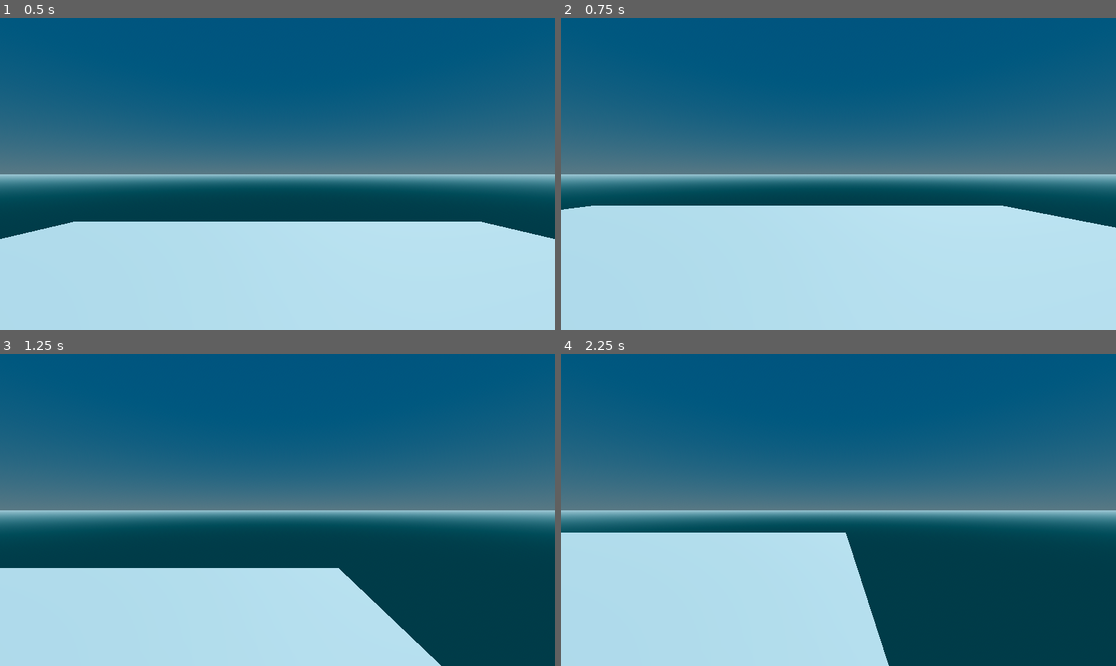
Above: before the commit, frames 1-4 (two rows, left to right).
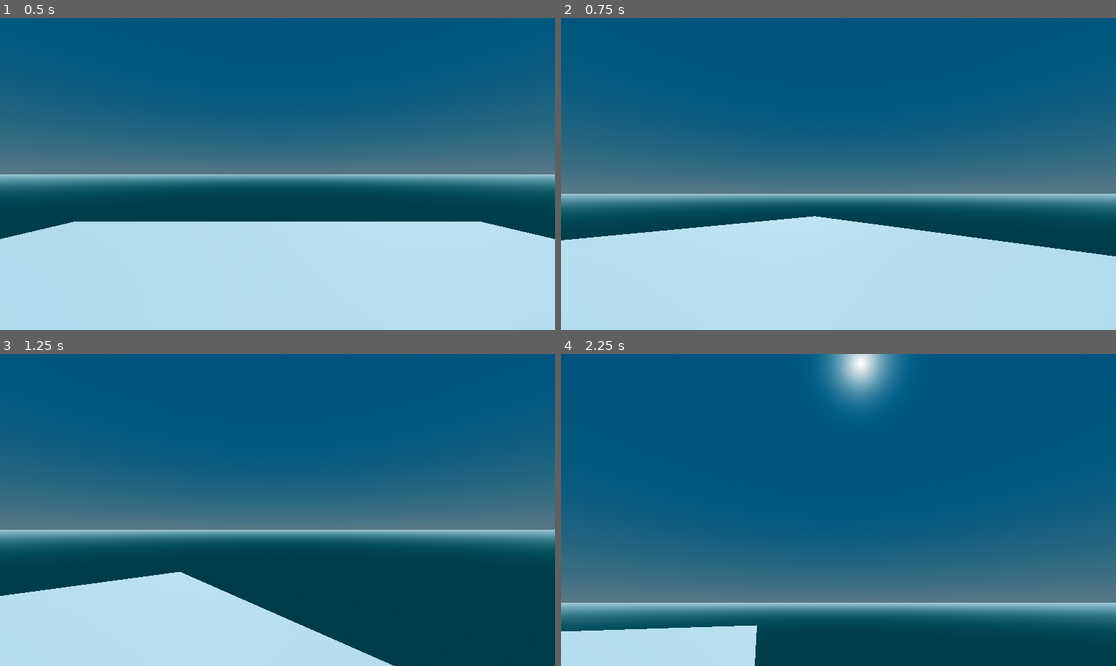
Above: after the commit, the same moments.

Repository: dorpen6/Level-3-Player-Movement
Game: Godot game, scene res://world.tscn
The game is run twice, just before and just after one commit, with the same random seed, the same clock (stepped at 60 frames per second) and the same inputs.
Inputs (mouse positions are in pixels of both pictures, inside the frame that each line leads up to):
- Up to frame 1 (0.5 s): no input
- Up to frame 2 (0.75 s): move the mouse to (960, 158) at 0.52 s; hold D (right) from 0.53 s (still down); hold Shift (Run) from 0.53 s (still down)
- Up to frame 3 (1.25 s): keep holding D (right); keep holding Shift (Run); tap Space (jump) at 0.77 s
- Up to frame 4 (2.25 s): move the mouse to (727, 525) at 1.27 s; release D (right) at 1.28 s; release Shift (Run) at 1.28 s; hold S (backward) 1.28-2.03 s; tap Shift (Run) at 1.35 s; tap Space (jump) at 1.52 s; move the mouse to (894, 441) at 2.02 s; hold D (right) from 2.03 s (still down); hold Shift (Run) from 2.03 s (still down)

Frame 1 is identical in both runs. In frame 2, 21% of the frame differs, in the area x 0-100%, y 43-77%; in frame 3, 21%; in frame 4, 59%, in the area x 0-100%, y 0-100%.

Commit message:
Level 2 Player Movement UPDATE

Diff:
--- a/Player.gd
+++ b/Player.gd
@@ -5,6 +5,18 @@
 @export var run_speed = 10.0
 @export var jump = 5.0
 @export var gravity = 9.8
+@export var sensitivity = 0.003
+@onready var head = $Head
+@onready var camera = $Head/Camera
+
+func _ready():
+	Input.set_mouse_mode(Input.MOUSE_MODE_CAPTURED)
+
+func _unhandled_input(event):
+	if event is InputEventMouseMotion:
+		head.rotate_y(-event.relative.x * sensitivity)
+		camera.rotate_x(-event.relative.y * sensitivity)
+		camera.rotation.x = clamp(camera.rotation.x, deg_to_rad(-40), deg_to_rad(60))
 
 func _physics_process(delta):
 	# GRAVITY
@@ -25,7 +37,7 @@
 	var input_dir = Input.get_vector("left", "right", "forward", "backward")
 
 	# APPLY IT TO 3D
-	var directions = (transform.basis * Vector3(input_dir.x, 0, input_dir.y)).normalized()
+	var directions = (head.transform.basis * Vector3(input_dir.x, 0, input_dir.y)).normalized()
 
 	if directions:
 		velocity.x = directions.x * speed
